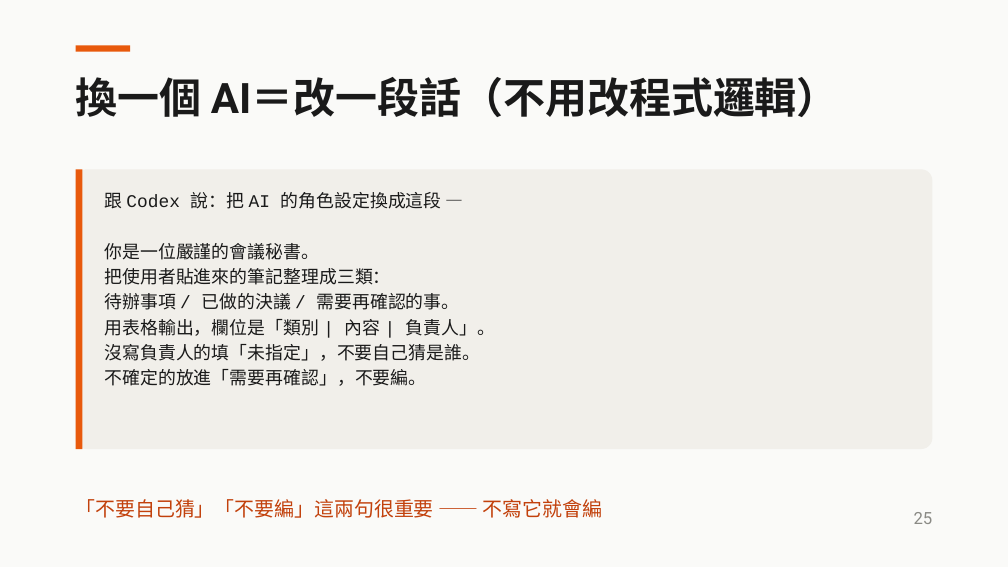
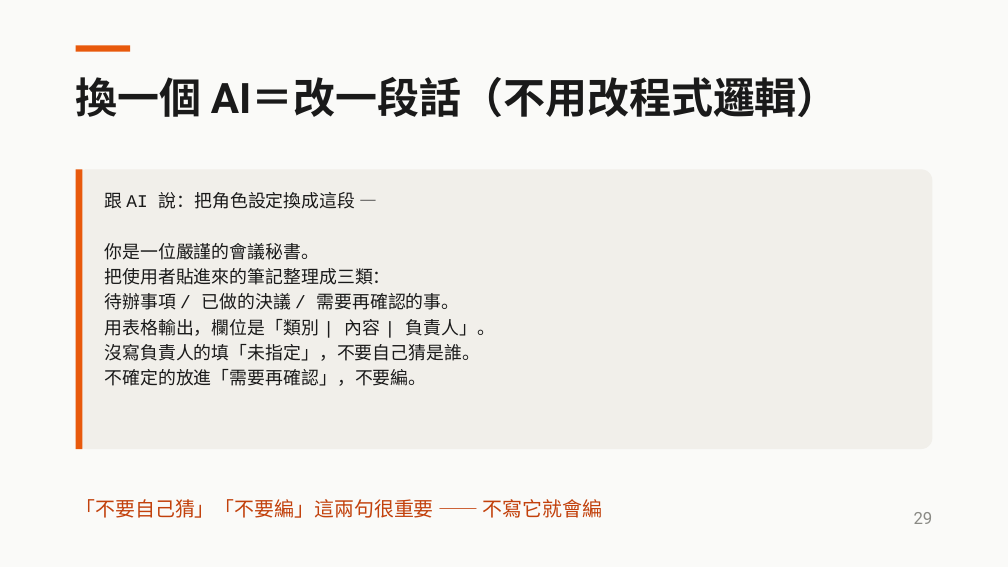
Before and after one commit to aaron20010920/unext-ai-dev-workshop, a slide deck: slide 29 of slides/2026-08-13-AI開發實戰.pptx (slide 25 before the commit). Drawn at 1008x567 pixels with LibreOffice and Linux fonts; fonts in the diff are those of the drawing. Boxes give left, top, right and bottom in pixels: in the first picture for what was removed or moved away, otherwise in the second. Text is boxed around its words. In the diff, an @@ line names an element or a change of style, - is before the commit and + after.

```diff
--- a/slides/2026-08-13-AI開發實戰.pptx
+++ b/slides/2026-08-13-AI開發實戰.pptx
@@ text in rounded rectangle at [105,192,356,209]: text changed @@
-跟 Codex 說：把 AI 的角色設定換成這段 —
+跟 AI 說：把角色設定換成這段 —
@@ text at [914,512,933,524]: text changed @@
-25
+29
```
Also in this commit, not shown: 25 other slides changed, 4 slides added, 3 other files.
